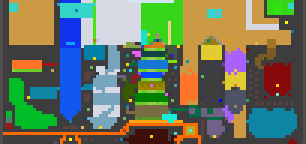
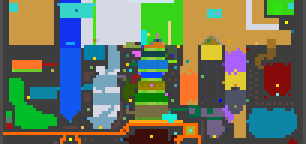
Revision of a layered 306px x 144px image; what changed, layer by layer:
painted on "Wormy Walls" over [111, 102, 123, 129]
